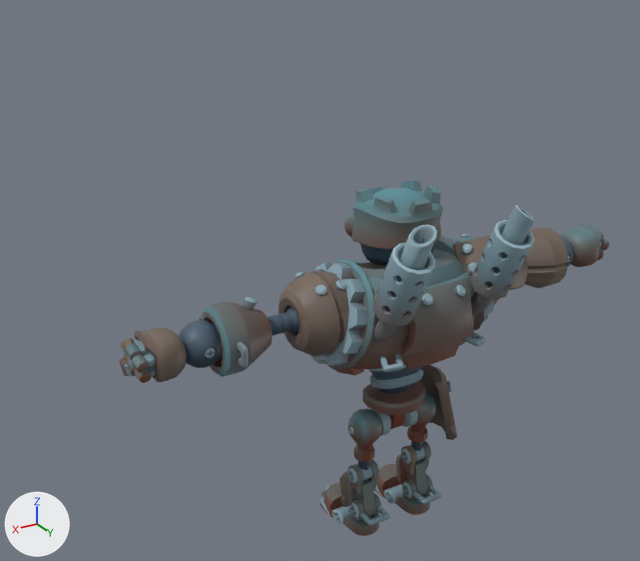
Two versions of the glTF model renderers/tower3d/kaykit/Characters/large.glb, one commit apart.
Before and after are seen from a camera (50 mm lens) standing at (4.73, 6.42, 6.22) and looking at (0.67, -0.36, 2.83). Lighting does not change. The marker at lower left points along +X, +Y and +Z. The older version comes first. Where no turn or scale is listed for an object, it has been applied to the vertices.

Objects in the first picture: 'Clanker_ArmLeft', 'Clanker_ArmRight', 'Clanker_Body', 'Clanker_ExhaustLeft', 'Clanker_ExhaustRight', 'Clanker_Head', 'Clanker_LegLeft', 'Clanker_LegRight'.
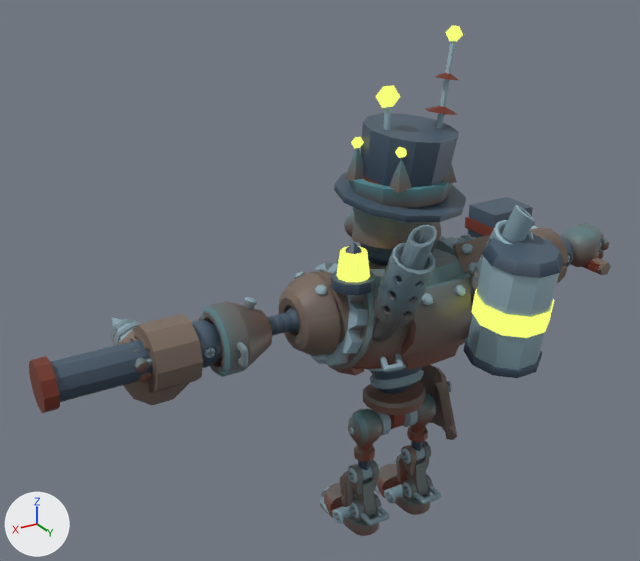
What changed in the scene script:
```text
Remove ob_clanker_exhaustright:
    ob_clanker_exhaustright = bpy.data.objects.new('Clanker_ExhaustRight', me_clanker_exhaustright)
Add ob_clanker_exhausts:
    ob_clanker_exhausts = bpy.data.objects.new('Clanker_Exhausts', me_clanker_exhausts)  # 1118 vertices, 2208 faces; spans x -0.737..0.737, y 0.286..1.162, z 2.433..3.786; in mat_clanker_texture (picture img_clanker_texture)
    ob_clanker_exhausts.location = (0.0, 0.0, 0.0)
Add ob_clanker_canister_glow:
    ob_clanker_canister_glow = bpy.data.objects.new('Clanker_Canister_Glow', me_clanker_canister_glow)  # 22 vertices, 20 faces; spans x -0.355..0.355, y -0.28..0.419, z 0.339..0.651; in mat_clanker_glow (black #000000, glowing yellow #f6ff77)
    ob_clanker_canister_glow.location = (-0.5, 1.0, 2.35)
Add ob_clanker_canister:
    ob_clanker_canister = bpy.data.objects.new('Clanker_Canister', me_clanker_canister)  # 71 vertices, 120 faces; spans x -0.36..0.36, y -0.345..0.478, z -0.087..1.129; in mat_clanker_texture (picture img_clanker_texture)
    ob_clanker_canister.location = (-0.5, 1.0, 2.35)
Add ob_clanker_beacon_glow:
    ob_clanker_beacon_glow = bpy.data.objects.new('Clanker_Beacon_Glow', me_clanker_beacon_glow)  # 24 vertices, 40 faces; spans x -0.15..0.15, y -0.143..0.143, z 0.1..0.34; in mat_clanker_glow (black #000000, glowing yellow #f6ff77)
    ob_clanker_beacon_glow.location = (0.75, 0.35, 3.05)
Add ob_clanker_beacon:
    ob_clanker_beacon = bpy.data.objects.new('Clanker_Beacon', me_clanker_beacon)  # 33 vertices, 52 faces; spans x -0.2..0.2, y -0.19..0.19, z 0.0..0.42; in mat_clanker_texture (picture img_clanker_texture)
    ob_clanker_beacon.location = (0.75, 0.35, 3.05)
Add ob_clanker_sledgehammer:
    ob_clanker_sledgehammer = bpy.data.objects.new('Clanker_Sledgehammer', me_clanker_sledgehammer)  # 31 vertices, 48 faces; spans x -0.33..0.33, y -1.58..0.39, z -0.23..0.23; in mat_clanker_texture (picture img_clanker_texture)
    ob_clanker_sledgehammer.location = (-2.49, 0.0, 2.54)
Add ob_clanker_wrench:
    ob_clanker_wrench = bpy.data.objects.new('Clanker_Wrench', me_clanker_wrench)  # a box spanning x -0.06..0.06, y -0.85..0.35, z -0.04..0.04; a box spanning x -0.21..0.21, y -0.98..-0.82, z -0.05..0.05; a box spanning x -0.21..-0.11, y -1.25..-0.95, z -0.05..0.05; a box spanning x 0.11..0.21, y -1.25..-0.95, z -0.05..0.05; a box spanning x -0.08..0.08, y -0.05..0.35, z -0.05..0.05; in mat_clanker_texture (picture img_clanker_texture)
    ob_clanker_wrench.location = (-2.49, 0.0, 2.54)
Add ob_clanker_crown_glow:
    ob_clanker_crown_glow = bpy.data.objects.new('Clanker_Crown_Glow', me_clanker_crown_glow)  # an icosphere of 20 faces spanning x -0.051..0.051, y -0.471..-0.369, z 0.449..0.551; an icosphere of 20 faces spanning x -0.45..-0.348, y -0.181..-0.079, z 0.449..0.551; an icosphere of 20 faces spanning x -0.298..-0.196, y 0.289..0.391, z 0.449..0.551; an icosphere of 20 faces spanning x 0.196..0.298, y 0.289..0.391, z 0.449..0.551; an icosphere of 20 faces spanning x 0.348..0.45, y -0.181..-0.079, z 0.449..0.551; in mat_clanker_glow (black #000000, glowing yellow #f6ff77)
    ob_clanker_crown_glow.location = (0.0, -0.02, 3.7)
Add ob_clanker_crown:
    ob_clanker_crown = bpy.data.objects.new('Clanker_Crown', me_clanker_crown)  # 54 vertices, 80 faces; spans x -0.5..0.5, y -0.498..0.476, z 0.0..0.48; in mat_clanker_texture (picture img_clanker_texture)
    ob_clanker_crown.location = (0.0, -0.02, 3.7)
Add ob_clanker_tophat:
    ob_clanker_tophat = bpy.data.objects.new('Clanker_TopHat', me_clanker_tophat)  # 82 vertices, 120 faces; spans x -0.623..0.618, y -0.617..0.623, z -0.078..0.72; in mat_clanker_texture (picture img_clanker_texture)
    ob_clanker_tophat.location = (0.0, -0.02, 3.66)
Add ob_clanker_tallantenna_glow:
    ob_clanker_tallantenna_glow = bpy.data.objects.new('Clanker_TallAntenna_Glow', me_clanker_tallantenna_glow)  # an icosphere of 20 faces spanning x -0.2678..-0.133, y -0.0681..0.0681, z 1.3527..1.4992; in mat_clanker_glow (black #000000, glowing yellow #f6ff77)
    ob_clanker_tallantenna_glow.location = (-0.24, 0.1, 3.7)
Add ob_clanker_tallantenna:
    ob_clanker_tallantenna = bpy.data.objects.new('Clanker_TallAntenna', me_clanker_tallantenna)  # 54 vertices, 80 faces; spans x -0.265..0.119, y -0.139..0.139, z -0.017..1.39; in mat_clanker_texture (picture img_clanker_texture)
    ob_clanker_tallantenna.location = (-0.24, 0.1, 3.7)
Add ob_clanker_antenna_glow:
    ob_clanker_antenna_glow = bpy.data.objects.new('Clanker_Antenna_Glow', me_clanker_antenna_glow)  # an icosphere of 20 faces spanning x -0.094..0.094, y -0.094..0.094, z 0.816..1.004; in mat_clanker_glow (black #000000, glowing yellow #f6ff77)
    ob_clanker_antenna_glow.location = (0.22, 0.05, 3.72)
Add ob_clanker_antenna:
    ob_clanker_antenna = bpy.data.objects.new('Clanker_Antenna', me_clanker_antenna)  # 36 vertices, 56 faces; spans x -0.11..0.11, y -0.11..0.11, z 0.0..0.85; in mat_clanker_texture (picture img_clanker_texture)
    ob_clanker_antenna.location = (0.22, 0.05, 3.72)
Add ob_clanker_armcannon:
    ob_clanker_armcannon = bpy.data.objects.new('Clanker_ArmCannon', me_clanker_armcannon)  # 69 vertices, 120 faces; spans x 0.0..1.3, y -0.3..0.3, z -0.285..0.285; in mat_clanker_texture (picture img_clanker_texture)
    ob_clanker_armcannon.location = (2.2, 0.0, 2.67)
Add ob_clanker_drill:
    ob_clanker_drill = bpy.data.objects.new('Clanker_Drill', me_clanker_drill)  # 68 vertices, 88 faces; spans x -0.315..0.315, y -1.208..0.053, z -0.3..0.3; in mat_clanker_texture (picture img_clanker_texture)
    ob_clanker_drill.location = (2.49, 0.0, 2.54)
```

Where the change shows, as pixel boxes [x1, y1, x2, y2] in the pictures (640 x 561 px):
'Clanker_Canister', added (blue)
    after: [464, 234, 564, 378]
'Clanker_ArmCannon', added
    after: [29, 314, 203, 413]
'Clanker_TopHat', added (blue)
    after: [334, 113, 466, 222]
'Clanker_Exhausts', added (blue)
    after: [373, 205, 535, 342]
'Clanker_ExhaustRight', deleted (blue)
    before: [470, 205, 535, 316]
'Clanker_Crown', added
    after: [345, 148, 457, 208]
'Clanker_Canister_Glow', added
    after: [471, 289, 554, 338]
'Clanker_Sledgehammer', added
    after: [465, 197, 611, 275]
'Clanker_Drill', added
    after: [111, 317, 189, 405]
'Clanker_Beacon_Glow', added
    after: [336, 246, 370, 283]
'Clanker_Beacon', added (blue)
    after: [331, 242, 376, 295]
'Clanker_TallAntenna', added
    after: [426, 41, 458, 128]
'Clanker_Antenna_Glow', added
    after: [375, 85, 400, 108]
'Clanker_Crown_Glow', added
    after: [351, 137, 407, 158]
'Clanker_TallAntenna_Glow', added
    after: [445, 25, 463, 42]
'Clanker_Antenna', added (mostly hidden)
    after: [384, 107, 391, 130]
'Clanker_Wrench', added (mostly hidden)
    after: [530, 225, 607, 274]
'Clanker_ExhaustLeft', unchanged, covered by the edit
    before: [373, 225, 437, 342]
